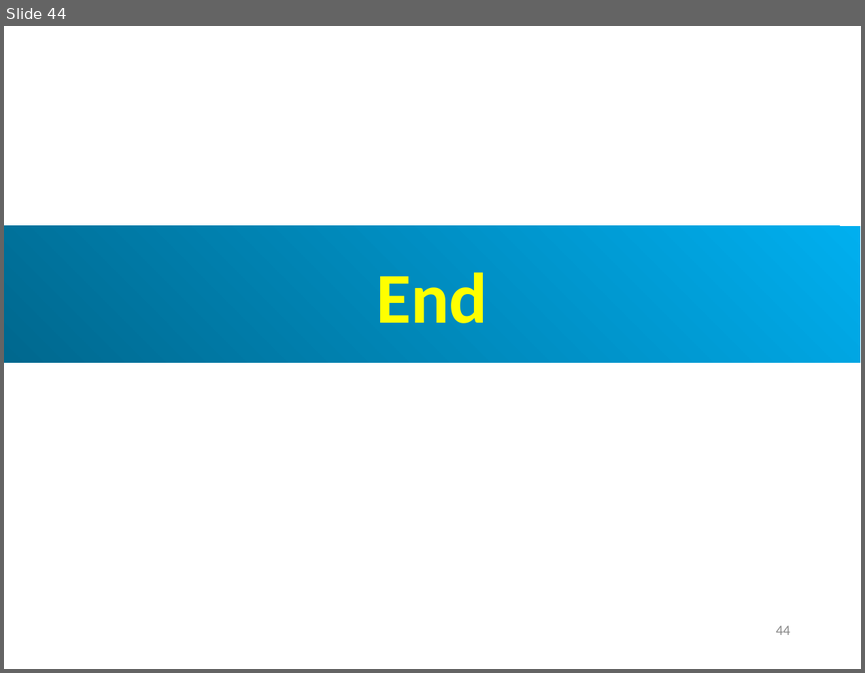
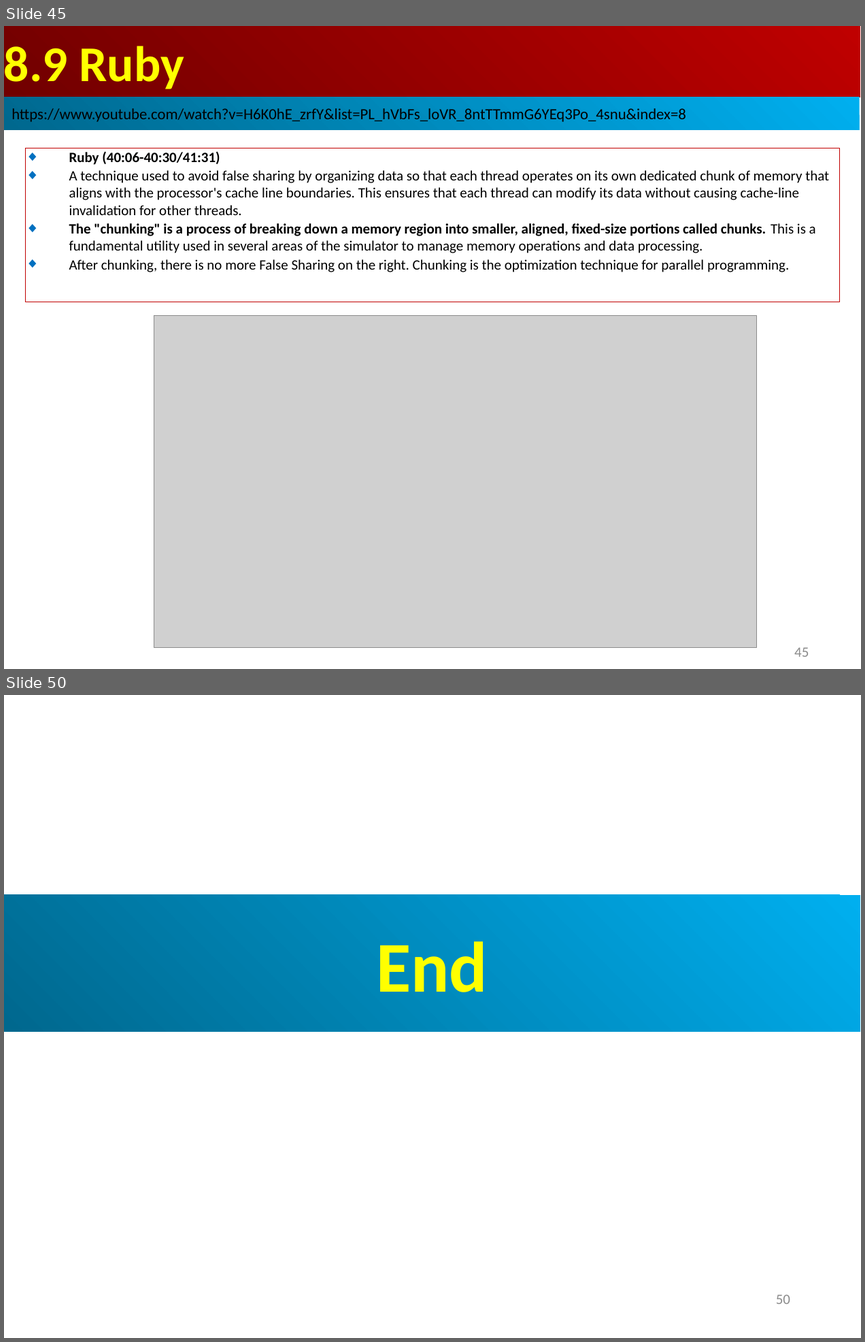
Before and after one commit to peterhchen/AIU_CS850_Gem5_McPAT, a slide deck: 050_Gem5/008.CacheMod/000_Video/008.CacheMod.ppt. Shown one above the other, each under a label of ours: slide 44 before the commit, slides 45 and 50 after it; the slides between them are not shown. The pictures are 865x673 and 865x1342 pixels, drawn with LibreOffice and Linux fonts; fonts in the diff are those of the drawing; grey boxes stand for pictures. Boxes give left, top, right and bottom in pixels: in the first picture for what was removed or moved away, otherwise in the second. Text is boxed around its words. In the diff, an @@ line names an element or a change of style, - is before the commit and + after.

```diff
--- a/050_Gem5/008.CacheMod/000_Video/008.CacheMod.ppt
+++ b/050_Gem5/008.CacheMod/000_Video/008.CacheMod.ppt
@@ slide 45 added at [4, 26, 861, 669], background #FFFFFF @@
@@ rectangle added at [4, 26, 860, 97], fill gradient #BF0000 to #710000, 42 pt, text #FFFF00, bold @@
+8.9 Ruby
@@ rectangle added at [4, 97, 859, 131], fill gradient #00AFEF to #00688E, 13 pt, text #000000 @@
+https://www.youtube.com/watch?v=H6K0hE_zrfY&list=PL_hVbFs_loVR_8ntTTmmG6YEq3Po_4snu&index=8
@@ rectangle added at [26, 148, 839, 302], outline #C00000 0.74 pt, 12 pt, text #000000 @@
+◆ Ruby (40:06-40:30/41:31)
+◆ A technique used to avoid false sharing by organizing data so that each thread operates on its own dedicated chunk of memory that aligns with the processor's cache line boundaries. This ensures that each thread can modify its data without causing cache-line invalidation for other threads.
+◆ The "chunking" is a process of breaking down a memory region into smaller, aligned, fixed-size portions called chunks. This is a fundamental utility used in several areas of the simulator to manage memory operations and data processing.
+◆ After chunking, there is no more False Sharing on the right. Chunking is the optimization technique for parallel programming.
@@ picture added at [154, 316, 756, 648] @@
@@ page number added at [794, 647, 808, 656], 12 pt, text #8B8B8B @@
+45
@@ what was slide 44 is now slide 50 @@
@@ page number at [776, 1294, 790, 1304]: text changed @@
-44
+50
```
Also in this commit, not shown: 5 slides changed, 5 other slides added.
